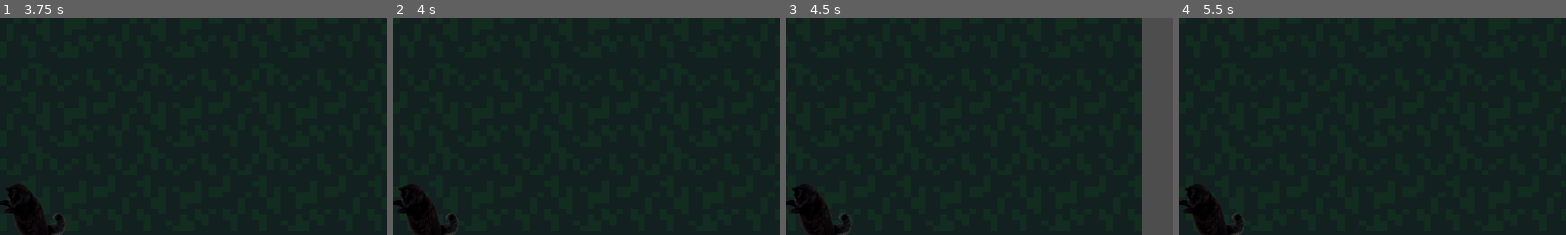
Above: before the commit, frames 1-4 (left to right).
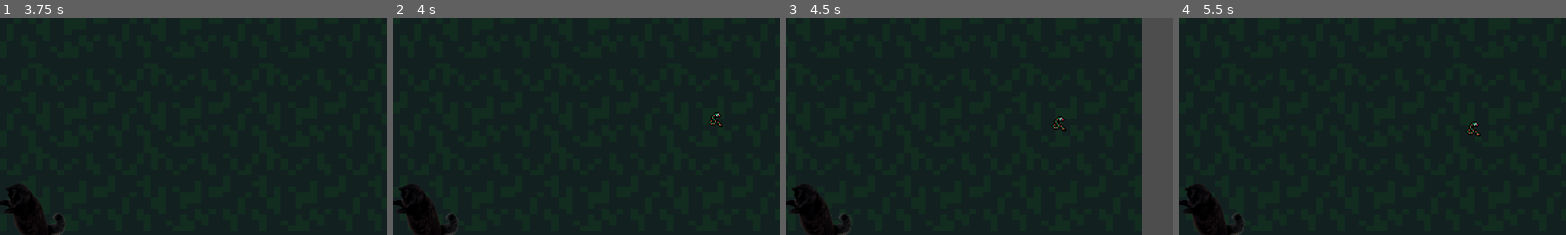
Above: after the commit, the same moments.

Repository: kylethesre/codename-avp
Game: Godot game, scene res://scenes/game.tscn
Two runs of this game, one before a commit and one after it. Both use one fixed random seed, a clock stepped at 60 frames per second and the inputs below.
Inputs:
- Up to frame 1 (3.75 s): tap Enter (ui_accept) at 0.5, 0.77, 1.52, 2, 3.02, 3.5 s; hold Right (ui_right) 0.53-2.03 s; hold Left (ui_left) 2.03-2.78 s; hold Right (ui_right) from 2.78 s (still down)
- Up to frame 2 (4 s): keep holding Right (ui_right); tap Enter (ui_accept) at 3.77 s
- Up to frame 3 (4.5 s): release Right (ui_right) at 4.28 s; hold Left (ui_left) from 4.28 s (still down)
- Up to frame 4 (5.5 s): tap Enter (ui_accept) at 4.52, 5 s; release Left (ui_left) at 5.03 s; hold Right (ui_right) from 5.03 s (still down)
The pictures show only the part of the screen within x 50-100%, y 5-55%; the shares and areas given below are measured in that part.

Frame 1 is identical in both runs. In frame 2, 0.1% of the frame differs, in the area x 81-86%, y 43-50%; in frame 3, 0.1%, in the area x 68-73%, y 45-52%; in frame 4, 0.1%.

Commit message:
Add Enemy Spawn system, and stats
Enemies now spawn in with stats and try to track down the player based on their speed. Stat system added. Snake enemy added as a test of new template system for adding future enemies.

Diff:
--- /dev/null
+++ b/scenes/enemy_base.tscn
@@ -0,0 +1,15 @@
+[gd_scene format=3 uid="uid://dowj5c2jmpn7k"]
+
+[ext_resource type="Script" uid="uid://b2cbd8wrsk222" path="res://scripts/enemy_base.gd" id="1_sw0xa"]
+[ext_resource type="Texture2D" uid="uid://cxn8qjwpdyxe7" path="res://assets/yikes.png" id="2_j1ss0"]
+
+[sub_resource type="CircleShape2D" id="CircleShape2D_vv3x1"]
+
+[node name="EnemyBase" type="CharacterBody2D" unique_id=1030623349]
+script = ExtResource("1_sw0xa")
+
+[node name="Sprite2D" type="Sprite2D" parent="." unique_id=391370511]
+texture = ExtResource("2_j1ss0")
+
+[node name="CollisionShape2D" type="CollisionShape2D" parent="." unique_id=180961597]
+shape = SubResource("CircleShape2D_vv3x1")
--- /dev/null
+++ b/scenes/enemy_pool.tscn
@@ -0,0 +1,7 @@
+[gd_scene format=3 uid="uid://d3mcyyxw3fmdr"]
+
+[ext_resource type="PackedScene" uid="uid://c85ouliehxjhs" path="res://scenes/snake.tscn" id="2_72rqm"]
+
+[node name="EnemyPool" type="Node2D" unique_id=1161567536]
+
+[node name="Snake" parent="." unique_id=165947573 instance=ExtResource("2_72rqm")]
--- a/scenes/game.tscn
+++ b/scenes/game.tscn
@@ -5,6 +5,8 @@
 [ext_resource type="Texture2D" uid="uid://cv1vbvnynxjgt" path="res://assets/Willibab's Pixel Battle Backgrounds/Additions/Forest_01.png" id="2_p57ef"]
 [ext_resource type="AudioStream" uid="uid://b1f4rai8klm28" path="res://music/Placeholder_music.mp3" id="2_yqjtg"]
 [ext_resource type="PackedScene" uid="uid://dtbc0eheowrlr" path="res://scenes/bear.tscn" id="3_lnu2h"]
+[ext_resource type="Script" uid="uid://cru0bg2j6kkxh" path="res://scripts/enemy_spawner.gd" id="6_p57ef"]
+[ext_resource type="PackedScene" uid="uid://d3mcyyxw3fmdr" path="res://scenes/enemy_pool.tscn" id="7_u5sy4"]
 
 [sub_resource type="WorldBoundaryShape2D" id="WorldBoundaryShape2D_uwrxv"]
 
@@ -15,7 +17,7 @@
 scale = Vector2(5.3624997, 4.175)
 texture = ExtResource("2_p57ef")
 
-[node name="CharacterBody2D" parent="." unique_id=1662778846 instance=ExtResource("2_lnu2h")]
+[node name="CharacterBody2D" parent="." unique_id=1662778846 groups=["Player"] instance=ExtResource("2_lnu2h")]
 position = Vector2(22, 6)
 
 [node name="Camera2D" type="Camera2D" parent="CharacterBody2D" unique_id=267912386]
@@ -25,7 +27,7 @@
 [node name="StaticBody2D" type="StaticBody2D" parent="." unique_id=1177873918]
 
 [node name="CollisionShape2D" type="CollisionShape2D" parent="StaticBody2D" unique_id=923093964]
-position = Vector2(0, 150)
+position = Vector2(1, 484)
 shape = SubResource("WorldBoundaryShape2D_uwrxv")
 
 [node name="AudioStreamPlayer2D" type="AudioStreamPlayer2D" parent="." unique_id=984932711]
@@ -34,3 +36,9 @@
 
 [node name="Bear" parent="." unique_id=188171215 instance=ExtResource("3_lnu2h")]
 position = Vector2(-37, 37)
+
+[node name="EnemySpawner" type="Node2D" parent="." unique_id=1842147751]
+script = ExtResource("6_p57ef")
+enemy_pool_scene = ExtResource("7_u5sy4")
+
+[node name="Timer" type="Timer" parent="EnemySpawner" unique_id=689960714]
--- /dev/null
+++ b/scenes/snake.tscn
@@ -0,0 +1,54 @@
+[gd_scene format=3 uid="uid://c85ouliehxjhs"]
+
+[ext_resource type="Texture2D" uid="uid://c8cdwfwfyoepi" path="res://assets/retrorpg/Snake.png" id="1_cc5sp"]
+[ext_resource type="Script" uid="uid://b2cbd8wrsk222" path="res://scripts/enemy_base.gd" id="1_yc36x"]
+[ext_resource type="Resource" uid="uid://c0ps83iopb0go" path="res://stats/Snake.tres" id="2_auphx"]
+
+[sub_resource type="AtlasTexture" id="AtlasTexture_auphx"]
+atlas = ExtResource("1_cc5sp")
+region = Rect2(0, 0, 16, 16)
+
+[sub_resource type="AtlasTexture" id="AtlasTexture_l4b1q"]
+atlas = ExtResource("1_cc5sp")
+region = Rect2(16, 0, 16, 16)
+
+[sub_resource type="AtlasTexture" id="AtlasTexture_4j5f3"]
+atlas = ExtResource("1_cc5sp")
+region = Rect2(32, 0, 16, 16)
+
+[sub_resource type="AtlasTexture" id="AtlasTexture_1p8c4"]
+atlas = ExtResource("1_cc5sp")
+region = Rect2(48, 0, 16, 16)
+
+[sub_resource type="SpriteFrames" id="SpriteFrames_oj63r"]
+animations = [{
+"frames": [{
+"duration": 1.0,
+"texture": SubResource("AtlasTexture_auphx")
+}, {
+"duration": 1.0,
+"texture": SubResource("AtlasTexture_l4b1q")
+}, {
+"duration": 1.0,
+"texture": SubResource("AtlasTexture_4j5f3")
+}, {
+"duration": 1.0,
+"texture": SubResource("AtlasTexture_1p8c4")
+}],
+"loop": true,
+"name": &"default",
+"speed": 5.0
+}]
+
+[sub_resource type="CircleShape2D" id="CircleShape2D_dwvi0"]
+
+[node name="Snake" type="CharacterBody2D" unique_id=165947573]
+script = ExtResource("1_yc36x")
+stats = ExtResource("2_auphx")
+
+[node name="AnimatedSprite2D" type="AnimatedSprite2D" parent="." unique_id=532034382]
+sprite_frames = SubResource("SpriteFrames_oj63r")
+frame_progress = 0.7902507
+
+[node name="CollisionShape2D" type="CollisionShape2D" parent="." unique_id=40411708]
+shape = SubResource("CircleShape2D_dwvi0")
--- /dev/null
+++ b/scripts/EnemyStats.gd
@@ -0,0 +1,11 @@
+class_name EnemyStats
+extends Resource
+
+@export_category("Combat Stats")
+@export var max_health: float = 10.0
+@export var armor: float = 0.0
+@export var attack: float = 1.0
+@export var dodge: float = 0.0
+
+@export_category("Movement")
+@export var speed: float = 10.0
--- /dev/null
+++ b/scripts/enemy_base.gd
@@ -0,0 +1,41 @@
+extends CharacterBody2D
+
+# 1. This creates a slot where you can drop a stat card
+@export var stats: EnemyStats
+
+# 2. Track the enemy's current health during gameplay
+var current_health: float
+
+var player: Node2D = null
+
+func _ready() -> void:
+	# Initialize health using the resource data
+	if stats:
+		current_health = stats.max_health
+	else:
+		push_error("Oops! This enemy doesn't have a stats resource assigned.")
+
+	var players = get_tree().get_nodes_in_group("Player")
+	if players.size() > 0:
+		player = players[0]
+
+func _physics_process(_delta: float) -> void:
+	if player and stats:
+		var direction = (player.global_position - global_position).normalized()
+
+		# 3. Use the speed value stored inside our resource!
+		velocity = direction * stats.speed
+		move_and_slide()
+
+## A quick function showing how armor and health interact
+func take_damage(amount: float) -> void:
+	if not stats: return
+
+	# Simple math: reduce damage taken by the armor amount (minimum 1 damage)
+	var final_damage = max(amount - stats.armor, 1.0)
+	current_health -= final_damage
+
+	print(name, " took ", final_damage, " damage. Health remaining: ", current_health)
+
+	if current_health <= 0:
+		queue_free() # Enemy dies!
--- /dev/null
+++ b/scripts/enemy_spawner.gd
@@ -0,0 +1,55 @@
+extends Node2D
+
+@export_category("Spawn Settings")
+## Drag and drop your EnemyPool.tscn file here once
+@export var enemy_pool_scene: PackedScene
+
+@export var spawn_radius: float = 400.0
+@export var spawn_cooldown: float = 2.0
+
+@onready var timer: Timer = $Timer
+var player: Node2D = null
+var pool_instance: Node = null
+
+func _ready() -> void:
+	# Find the player
+	var players = get_tree().get_nodes_in_group("Player")
+	if players.size() > 0:
+		player = players[0]
+
+	# Instantiate the pool scene in memory so we can read its children
+	if enemy_pool_scene:
+		pool_instance = enemy_pool_scene.instantiate()
+	else:
+		push_error("Hey! You forgot to assign the EnemyPool scene to the Spawner.")
+
+	# Setup and start the spawn timer
+	timer.wait_time = spawn_cooldown
+	timer.timeout.connect(_on_timer_timeout)
+	timer.start()
+
+func _on_timer_timeout() -> void:
+	# Safety check: make sure the pool has enemies and player exists
+	if not pool_instance or pool_instance.get_child_count() == 0 or not player:
+		return
+
+	spawn_random_enemy()
+
+func spawn_random_enemy() -> void:
+	# 1. Get all the enemy templates inside the pool scene
+	var available_enemies = pool_instance.get_children()
+
+	# 2. Pick a random one
+	var random_enemy_template = available_enemies.pick_random()
+
+	# 3. Duplicate it so we don't steal the original template
+	var enemy_instance = random_enemy_template.duplicate() as Node2D
+
+	# 4. Calculate a random position on a circle around the player
+	var random_angle = randf_range(0, 2 * PI)
+	var spawn_offset = Vector2(cos(random_angle), sin(random_angle)) * spawn_radius
+	var spawn_position = player.global_position + spawn_offset
+
+	# 5. Position and spawn the enemy into the main world
+	enemy_instance.global_position = spawn_position
+	get_parent().add_child(enemy_instance)
--- /dev/null
+++ b/stats/Snake.tres
@@ -0,0 +1,9 @@
+[gd_resource type="Resource" script_class="EnemyStats" format=3 uid="uid://c0ps83iopb0go"]
+
+[ext_resource type="Script" uid="uid://blx12wk8dq8vn" path="res://scripts/EnemyStats.gd" id="1_7ws03"]
+
+[resource]
+script = ExtResource("1_7ws03")
+attack = 10.0
+speed = 15.0
+metadata/_custom_type_script = "uid://blx12wk8dq8vn"
Binary file added: assets/yikes.png
Not shown, added: assets/yikes.png.import
Not shown, added: scripts/EnemyStats.gd.uid
Not shown, added: scripts/enemy_base.gd.uid
Not shown, added: scripts/enemy_spawner.gd.uid
